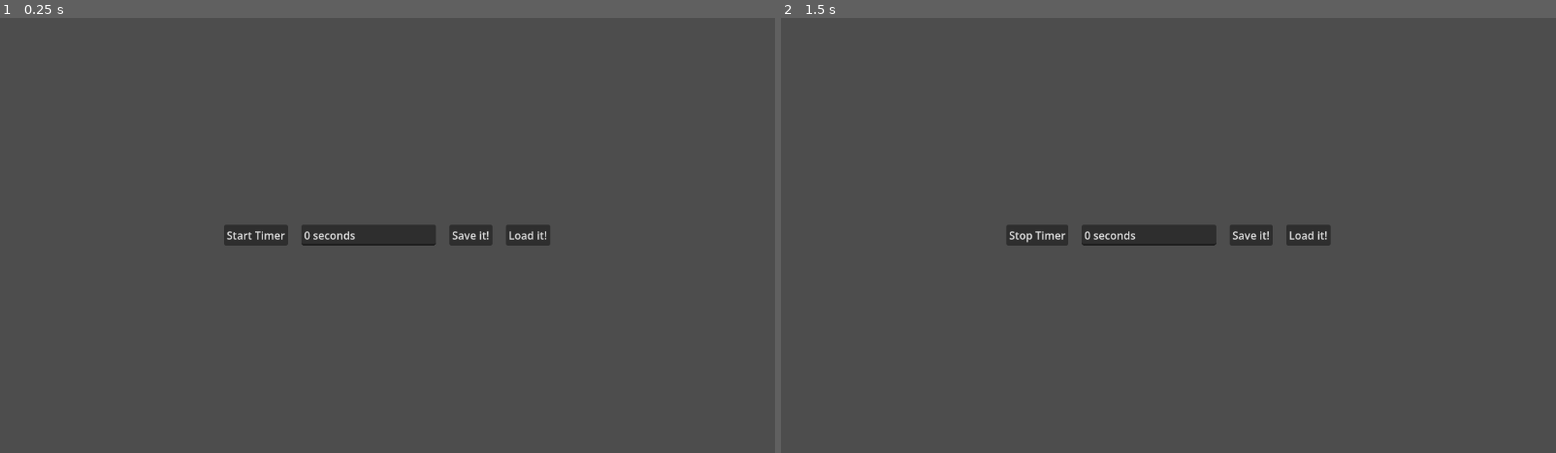
Above: before the commit, frames 1-2 (left to right).
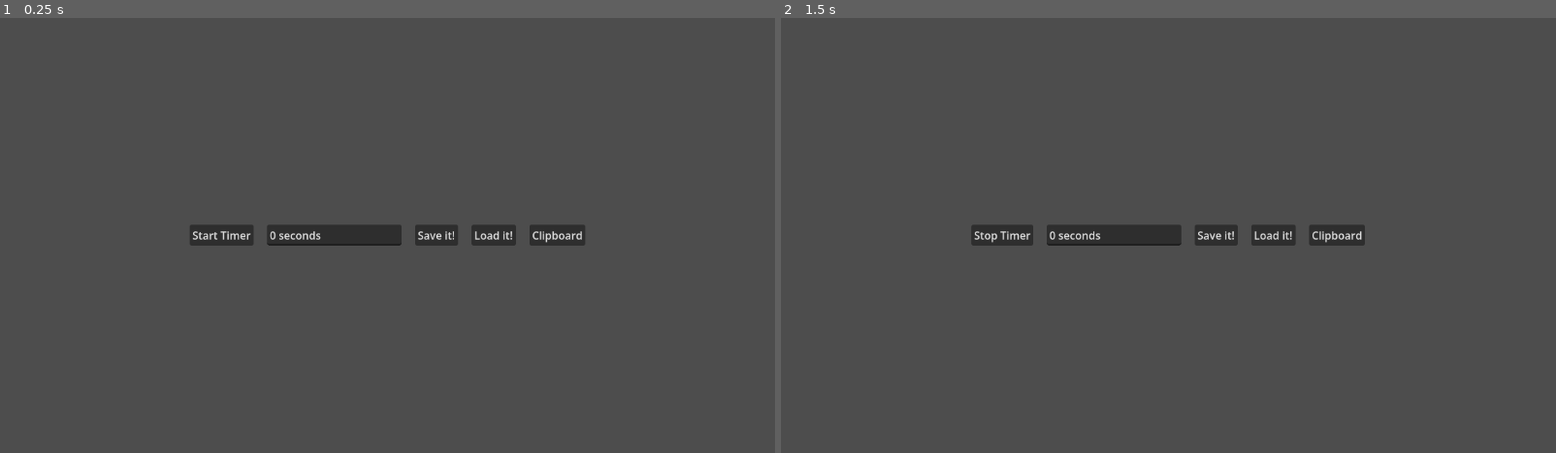
Above: after the commit, the same moments.

Repository: cbgames/GetPsyched
Game: Godot game, scene res://Scenes/test.tscn
The game is run twice, just before and just after one commit, with the same random seed, the same clock (stepped at 60 frames per second) and the same inputs.
Inputs (mouse positions are in pixels of both pictures, inside the frame that each line leads up to):
- Up to frame 1 (0.25 s): no input
- Up to frame 2 (1.5 s): click (1339, 235) at 0.5 s, where only the run after the commit has a clickable "Clipboard"; click "Start Timer" at 1.25 s

The runs differ from the first frame. In frame 1, 1.2% of the frame differs, in the area x 24-76%, y 47-53%; in frame 2, 1.2%.

Commit message:
Added clipboard functionality

Diff:
--- a/Source/Code/test.gd
+++ b/Source/Code/test.gd
@@ -32,3 +32,6 @@
 	var config = ConfigFile.new()
 	if config.load(SAVE_PATH) == OK:
 		_seconds = config.get_value("test", "seconds", 0)
+
+func _on_button_copy_pressed() -> void:
+	DisplayServer.clipboard_set("The displayed value is: " + $MarginContainer/VBoxContainer/HBoxContainer/LineEdit.text)
--- a/Source/Scenes/test.tscn
+++ b/Source/Scenes/test.tscn
@@ -55,7 +55,12 @@
 layout_mode = 2
 text = "Load it!"
 
+[node name="Button_Copy" type="Button" parent="MarginContainer/VBoxContainer/HBoxContainer" unique_id=1666818049]
+layout_mode = 2
+text = "Clipboard"
+
 [connection signal="pressed" from="MarginContainer/VBoxContainer/HBoxContainer/Button_Start" to="." method="_on_button_start_pressed"]
 [connection signal="pressed" from="MarginContainer/VBoxContainer/HBoxContainer/Button_Stop" to="." method="_on_button_stop_pressed"]
 [connection signal="pressed" from="MarginContainer/VBoxContainer/HBoxContainer/Button_Save" to="." method="_on_button_save_pressed"]
 [connection signal="pressed" from="MarginContainer/VBoxContainer/HBoxContainer/Button_Load" to="." method="_on_button_load_pressed"]
+[connection signal="pressed" from="MarginContainer/VBoxContainer/HBoxContainer/Button_Copy" to="." method="_on_button_copy_pressed"]
Not shown, changed: Source/export_presets.cfg
Not shown, changed: docs/index.pck
